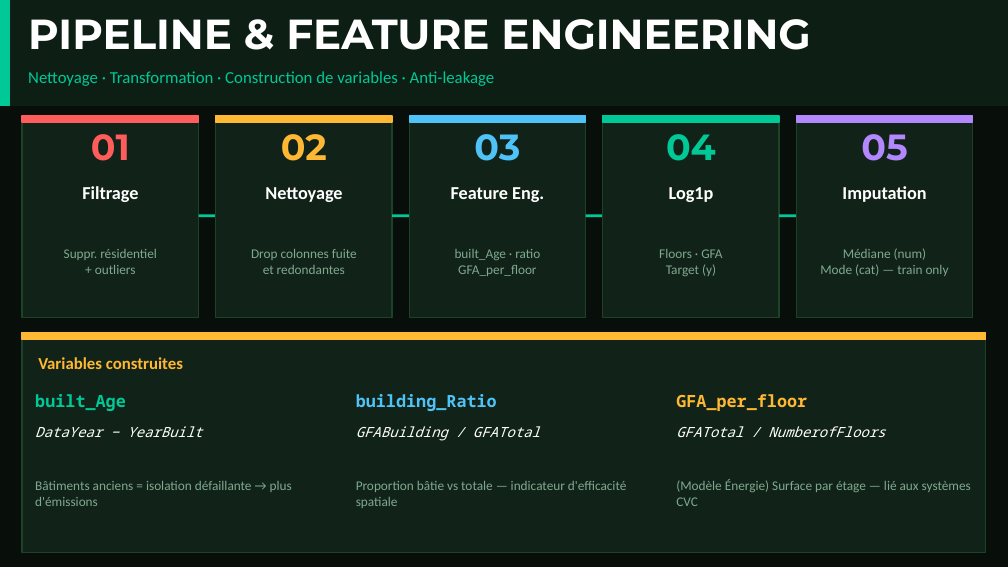
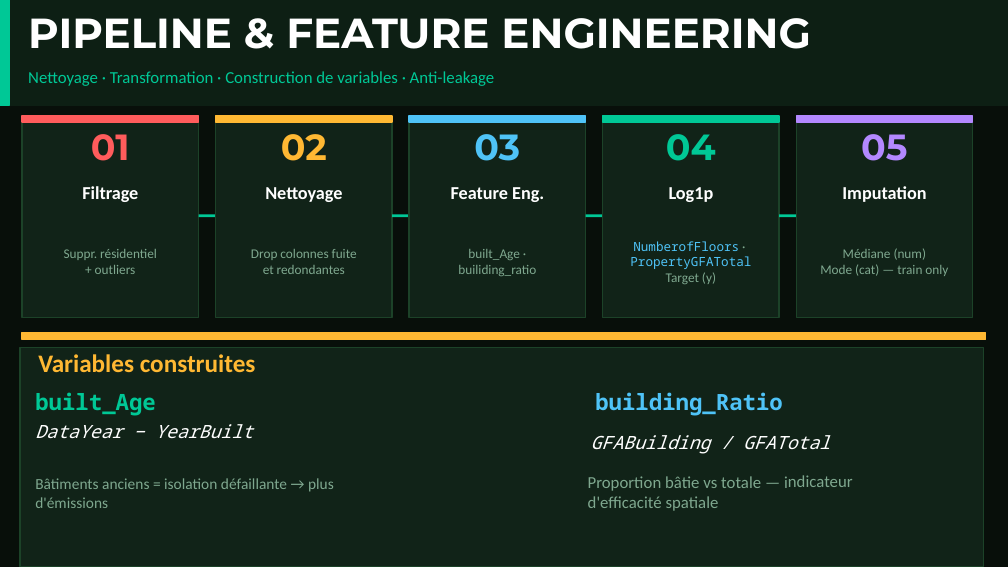
Before and after one commit to MrCynk/EnergiSights, a slide deck: slide 6 of EnergiSight.pptx (slide 5 before the commit). Drawn at 1008x567 pixels with LibreOffice and Linux fonts; fonts in the diff are those of the drawing. Boxes give left, top, right and bottom in pixels: in the first picture for what was removed or moved away, otherwise in the second. Text is boxed around its words. In the diff, an @@ line names an element or a change of style, - is before the commit and + after.

```diff
--- a/EnergiSight.pptx
+++ b/EnergiSight.pptx
@@ text at box(458, 249, 536, 276): text changed @@
-built_Age · ratio
-GFA_per_floor
+built_Age ·
+builiding_ratio
@@ text at box(630, 241, 751, 269): text changed; size 9.5 to 9 pt; font Calibri to Noto Sans Mono; text colour #7FA88F to #4FC3F7 @@
-Floors · GFA
+NumberofFloors ·
+PropertyGFATotal
@@ rectangle: place and size @@
-rectangle at box(22, 333, 986, 552)
+rectangle at box(20, 348, 984, 567)
@@ text "Variables construites" at box(38, 354, 256, 372): size 12 to 18 pt @@
@@ text "built_Age" at box(35, 392, 156, 415): size 12 to 16 pt @@
@@ text "building_Ratio" at box(595, 392, 783, 415): size 12 to 16 pt @@
@@ text "building_Ratio": place and size @@
-text "building_Ratio" at box(356, 394, 497, 411)
+text "building_Ratio" at box(595, 392, 783, 415)
@@ text "DataYear − YearBuilt" at box(35, 424, 253, 438): size 10 to 13 pt @@
@@ text removed at box(676, 394, 807, 411) @@
-GFA_per_floor
@@ text "Bâtiments anciens = isolation défaillante ..." at box(35, 478, 334, 508): size 9.5 to 11 pt @@
@@ text "Proportion bâtie vs totale — ...": place and size @@
-text "Proportion bâtie vs totale — ..." at box(356, 481, 627, 508)
+text "Proportion bâtie vs totale — ..." at box(588, 475, 853, 511)
@@ text "Proportion bâtie vs totale — ..." at box(588, 475, 853, 511): size 9.5 to 12 pt; rotation 0 to 359 degrees @@
@@ text "GFABuilding / GFATotal" at box(591, 435, 830, 454): size 10 to 13 pt @@
@@ text "GFABuilding / GFATotal": place and size @@
-text "GFABuilding / GFATotal" at box(356, 426, 540, 441)
+text "GFABuilding / GFATotal" at box(591, 435, 830, 454)
@@ text removed at box(676, 426, 885, 437) @@
-GFATotal / NumberofFloors
@@ text removed at box(676, 479, 971, 506) @@
-(Modèle Énergie) Surface par étage — lié aux systèmes CVC
```
Also in this commit, not shown: 4 other slides changed, 2 slides added, 1 other file.
